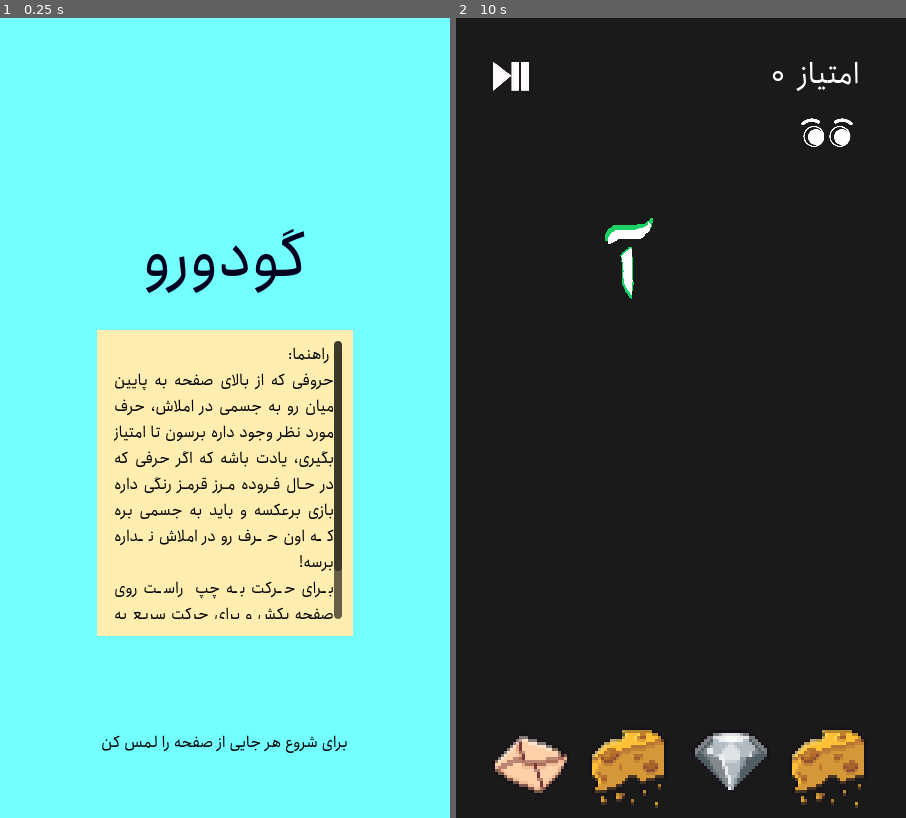
Above: before the commit, frames 1-2 (left to right).
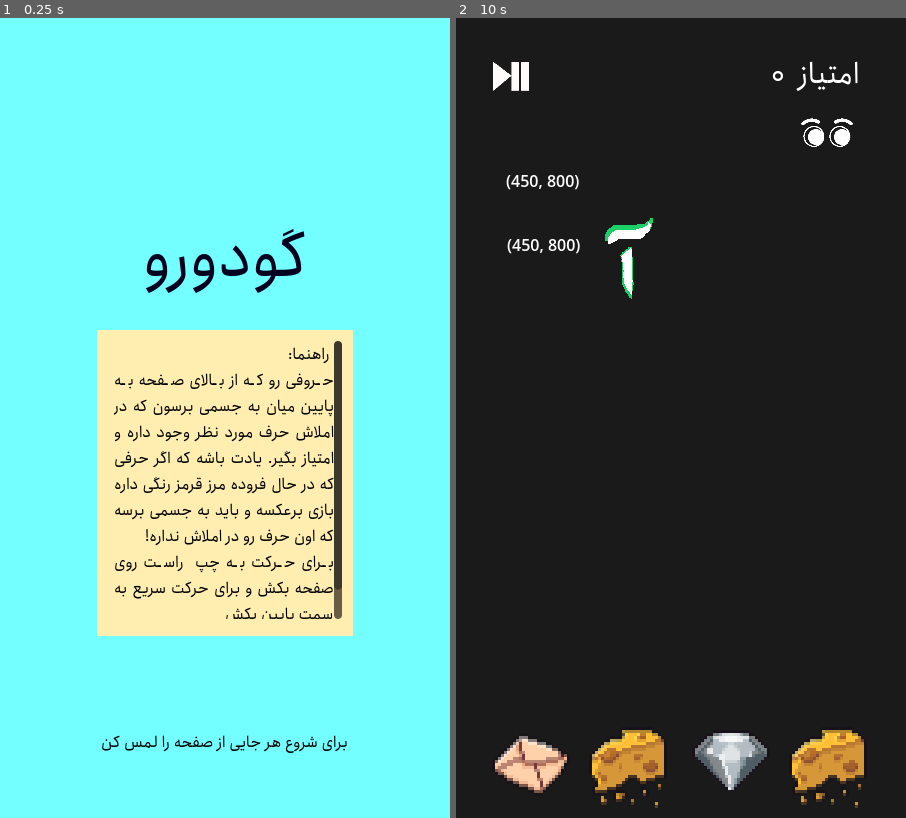
Above: after the commit, the same moments.

Repository: halataa/guduru
Game: Godot game, scene res://scenes/ui/start_page.tscn
Same seed, same stepped clock (60 frames per second), same inputs: the game is played once before the commit and once after it.
Inputs (mouse positions are in pixels of both pictures, inside the frame that each line leads up to):
- Up to frame 1 (0.25 s): no input
- Up to frame 2 (10 s): tap Enter at 0.5, 2, 3.5 s; move the mouse to (780, 378) at 0.52 s; hold Right (right) 0.53-1.28 s; hold Space (fast) 0.53-1.28 s; click (780, 378) at 0.67 s; move the mouse to (591, 458) at 1.27 s; hold A (left) 1.28-2.03 s; tap Q (reveal) every 1.5 s from 1.35 to 8.85 s; move the mouse to (726, 242) at 2.02 s; hold Space (fast) 2.03-2.78 s; hold Right (right) 2.03-3.53 s; move the mouse to (658, 578) at 2.77 s; click (658, 578) at 2.92 s; move the mouse to (816, 538) at 3.52 s; hold Space (fast) 3.53-4.28 s; hold A (left) 3.53-5.78 s; move the mouse to (546, 298) at 4.27 s; move the mouse to (703, 418) at 5.02 s; hold Space (fast) 5.03-5.78 s; click (703, 418) at 5.17 s; move the mouse to (613, 218) at 5.77 s; hold Right (right) 5.78-8.03 s; move the mouse to (780, 378) at 6.52 s; hold Space (fast) 6.53-7.28 s; move the mouse to (591, 458) at 7.27 s; click (591, 458) at 7.42 s; move the mouse to (726, 242) at 8.02 s; hold Space (fast) 8.03-8.78 s; hold A (left) 8.03-9.53 s; move the mouse to (658, 578) at 8.77 s; move the mouse to (816, 538) at 9.52 s; hold Right (right) from 9.53 s (still down); hold Space (fast) from 9.53 s (still down); click (816, 538) at 9.67 s

The runs differ from the first frame. In frame 1, 3.1% of the frame differs, in the area x 25-76%, y 44-76%; in frame 2, 0.3%.

Commit message:
test screen

Diff:
--- a/scenes/ui/start_page.tscn
+++ b/scenes/ui/start_page.tscn
@@ -104,7 +104,7 @@
 theme = SubResource("Theme_aq6bx")
 bbcode_enabled = true
 text = " راهنما:
-[fill]حروفی که از بالای صفحه به پایین میان رو به جسمی در املاش، حرف مورد نظر وجود داره برسون تا امتیاز بگیری، یادت باشه که اگر حرفی که در حال فروده مرز قرمز رنگی داره بازی برعکسه و باید به جسمی بره که اون حرف رو در املاش نداره برسه!
+[fill]حروفی رو که از بالای صفحه به پایین میان به جسمی برسون که در املاش حرف مورد نظر وجود داره و امتیاز بگیر. یادت باشه که اگر حرفی که در حال فروده مرز قرمز رنگی داره بازی برعکسه و باید به جسمی برسه که اون حرف رو در املاش نداره!
 برای حرکت به چپ  راست روی صفحه بکش و برای حرکت سریع به سمت پایین بکش
 [/fill]
 "
--- a/scenes/ui/ui.gd
+++ b/scenes/ui/ui.gd
@@ -2,6 +2,12 @@
 
 
 @onready var score = $Score
+
+
+
+func _process(delta):
+	$ScreenSize.text = str(DisplayServer.screen_get_size())
+	$WindowSize.text = str(DisplayServer.window_get_size())
 
 
 func update_score():
--- a/scenes/ui/ui.tscn
+++ b/scenes/ui/ui.tscn
@@ -68,6 +68,24 @@
 texture = ExtResource("4_l7o1i")
 region_rect = Rect2(0, 0, 702.718, 522.461)
 
+[node name="ScreenSize" type="Label" parent="."]
+anchors_preset = -1
+anchor_right = 0.5
+anchor_bottom = 0.394
+offset_left = 50.0
+offset_top = 151.0
+offset_right = -32.0
+offset_bottom = -99.2
+
+[node name="WindowSize" type="Label" parent="."]
+anchors_preset = -1
+anchor_right = 0.5
+anchor_bottom = 0.394
+offset_left = 51.0
+offset_top = 215.0
+offset_right = -31.0
+offset_bottom = -35.2
+
 [connection signal="pressed" from="PauseBottun" to="." method="_on_pause_bottun_pressed"]
 [connection signal="button_down" from="Eye" to="." method="_on_eye_button_down"]
 [connection signal="button_up" from="Eye" to="." method="_on_eye_button_up"]
